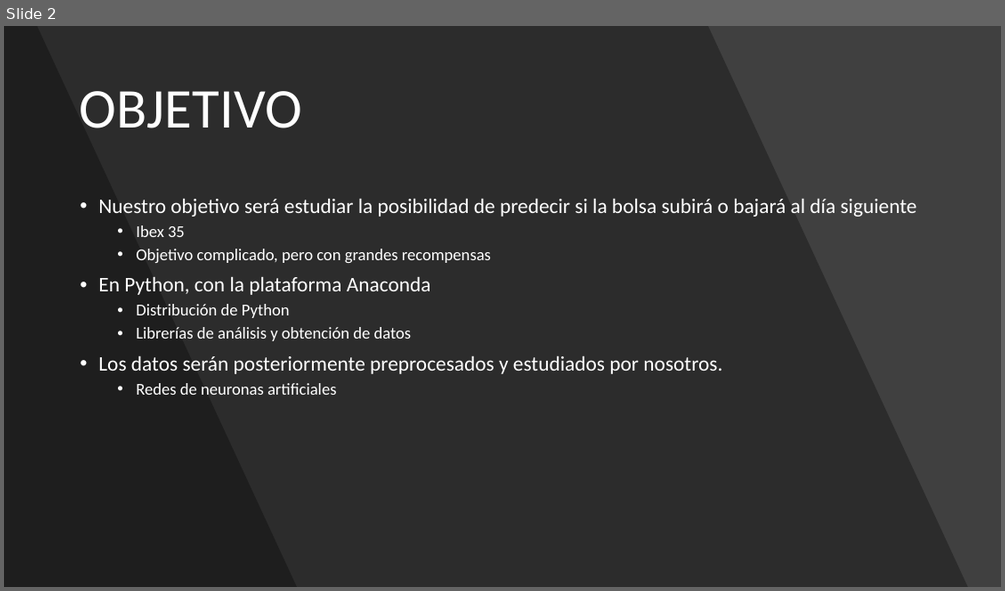
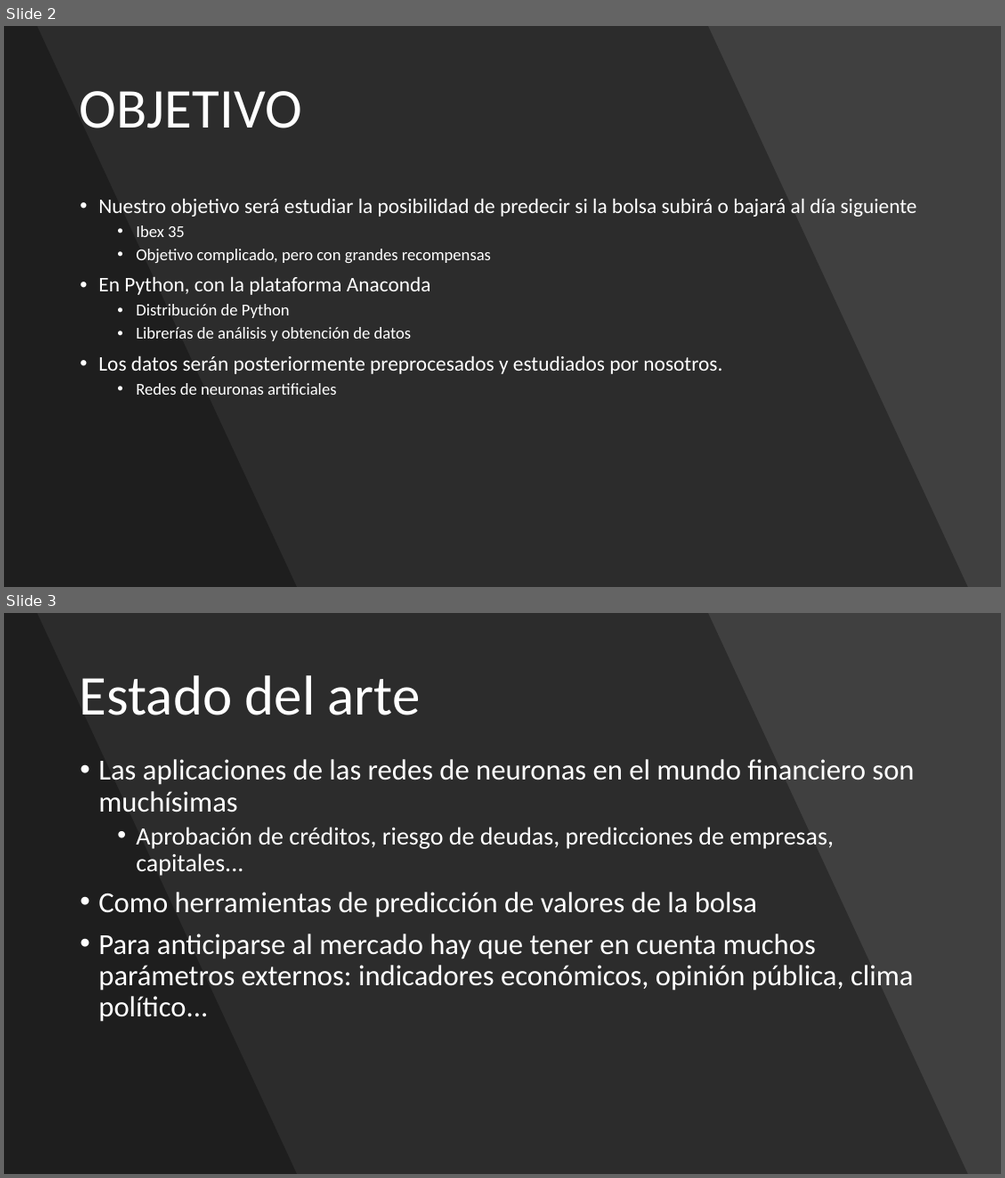
Before and after one commit to adrigrillo/IBEXPredictor, a slide deck: docs/PresentacionFinal.pptx. Shown one above the other, each under a label of ours: slide 2 before the commit, slides 2 and 3 after it. The pictures are 1005x591 and 1005x1178 pixels, drawn with LibreOffice and Linux fonts; fonts in the diff are those of the drawing. Boxes give left, top, right and bottom in pixels: in the first picture for what was removed or moved away, otherwise in the second. Text is boxed around its words. In the diff, an @@ line names an element or a change of style, - is before the commit and + after.

```diff
--- a/docs/PresentacionFinal.pptx
+++ b/docs/PresentacionFinal.pptx
@@ slide 3 added at box(4, 613, 1001, 1174), background #000000 @@
@@ rectangle added at box(4, 613, 1001, 1174), fill #404040 @@
@@ freeform shape added at box(4, 613, 968, 1174), fill #000000 at 30% opacity @@
@@ freeform shape added at box(4, 613, 297, 1174), fill #000000 at 30% opacity @@
@@ title added at box(80, 675, 421, 715), 54 pt, text #FFFFFF @@
+Estado del arte
@@ text added at box(98, 759, 914, 1022), 28 pt, text #FFFFFF @@
+• Las aplicaciones de las redes de neuronas en el mundo financiero son muchísimas
+  • Aprobación de créditos, riesgo de deudas, predicciones de empresas, capitales...
+• Como herramientas de predicción de valores de la bolsa
+• Para anticiparse al mercado hay que tener en cuenta muchos parámetros externos: indicadores económicos, opinión pública, clima político...
```
Also in this commit, not shown: 4 slides changed, 1 other slide added.
